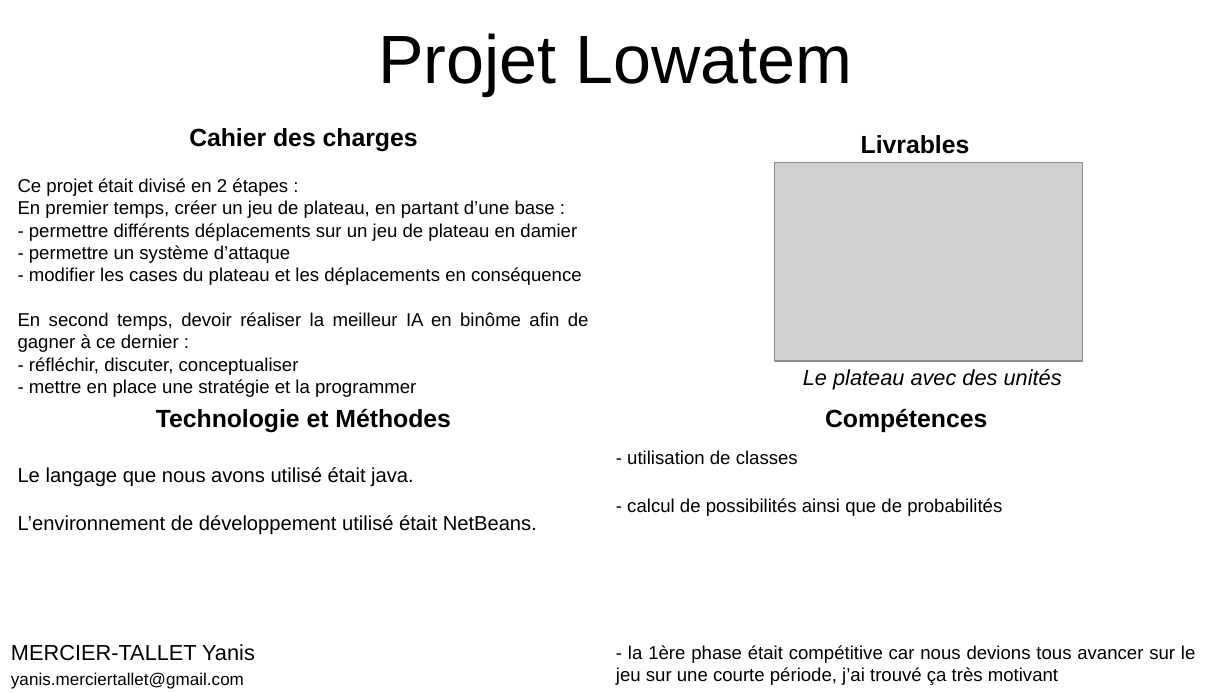
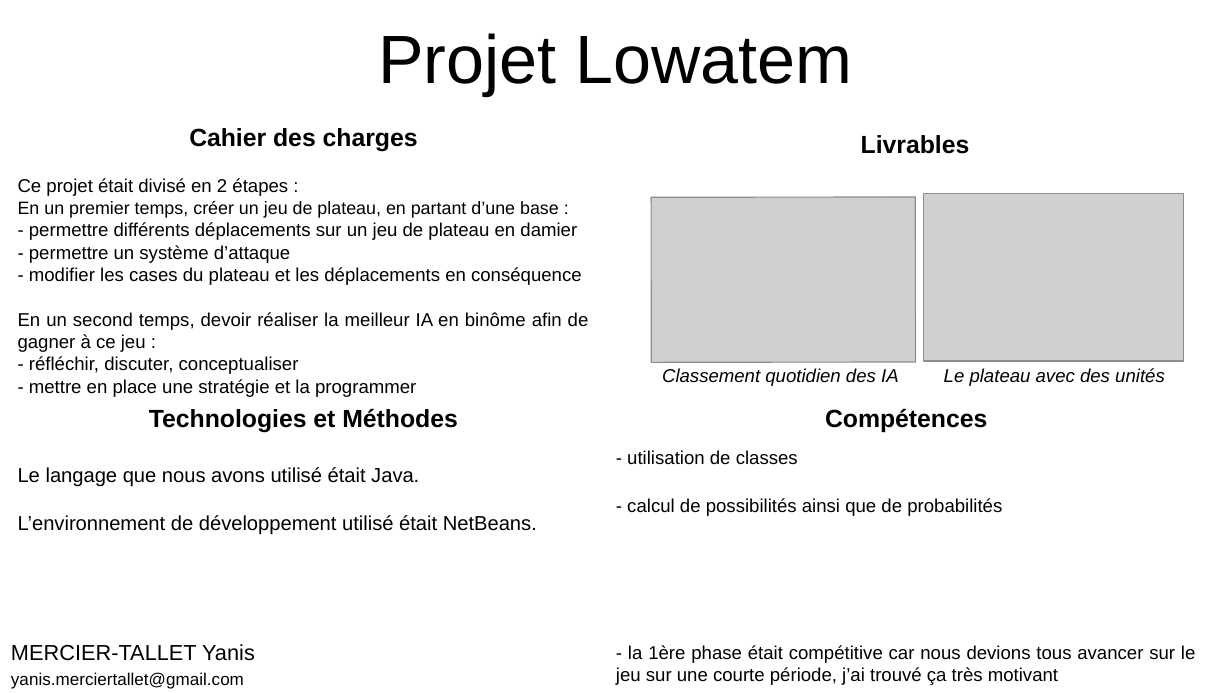
Before and after one commit to YanisMercier-Tallet/YanisMercier-Tallet.github.io, a slide deck: slide 1 of PORTFOLIO/listePortfolioSAE/PortfolioDefinitif/ProjetLowatem.odp. Drawn at 1232x693 pixels with LibreOffice and Linux fonts; fonts in the diff are those of the drawing; grey boxes stand for pictures. Boxes give left, top, right and bottom in pixels: in the first picture for what was removed or moved away, otherwise in the second. Text is boxed around its words. In the diff, an @@ line names an element or a change of style, - is before the commit and + after.

```diff
--- a/PORTFOLIO/listePortfolioSAE/PortfolioDefinitif/ProjetLowatem.odp
+++ b/PORTFOLIO/listePortfolioSAE/PortfolioDefinitif/ProjetLowatem.odp
@@ text at (18, 201, 559, 218): text changed; size 12 to 11.5 pt @@
-En premier temps, créer un jeu de plateau, en partant d’une base :
+En un premier temps, créer un jeu de plateau, en partant d’une base :
@@ picture added at (652, 197, 916, 362) @@
@@ picture: place and size @@
-picture at (775, 163, 1083, 361)
+picture at (923, 193, 1184, 361)
@@ text at (18, 312, 589, 352): text changed @@
-En second temps, devoir réaliser la meilleur IA en binôme afin de gagner à ce dernier :
+En un second temps, devoir réaliser la meilleur IA en binôme afin de gagner à ce jeu :
@@ text "Le plateau avec des unités": place and size @@
-text "Le plateau avec des unités" at (803, 369, 1062, 390)
+text "Le plateau avec des unités" at (944, 368, 1165, 386)
@@ text "Le plateau avec des unités" at (944, 368, 1165, 386): size 14 to 12 pt @@
@@ text added at (662, 368, 899, 386), 12 pt, text #000000, italic @@
+Classement quotidien des IA
@@ text at (18, 408, 458, 487): text changed @@
-Technologie et Méthodes
-Le langage que nous avons utilisé était java.
+Technologies et Méthodes
+Le langage que nous avons utilisé était Java.
```
Also in this commit, not shown: 11 other files.
